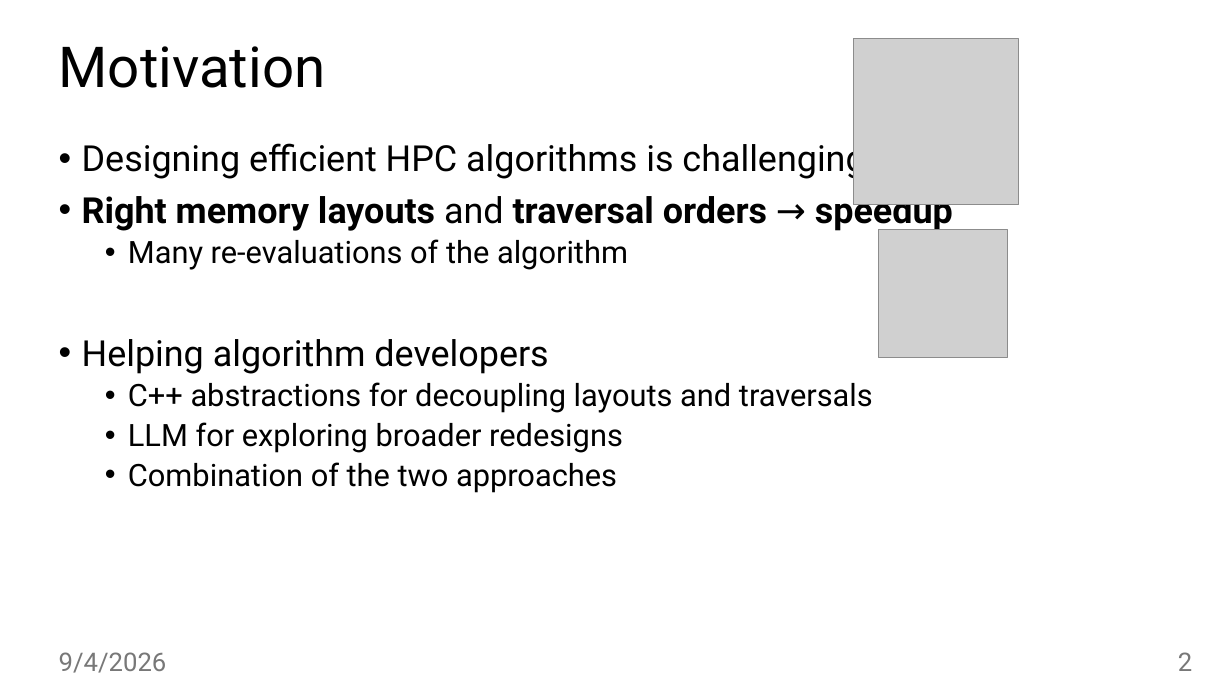
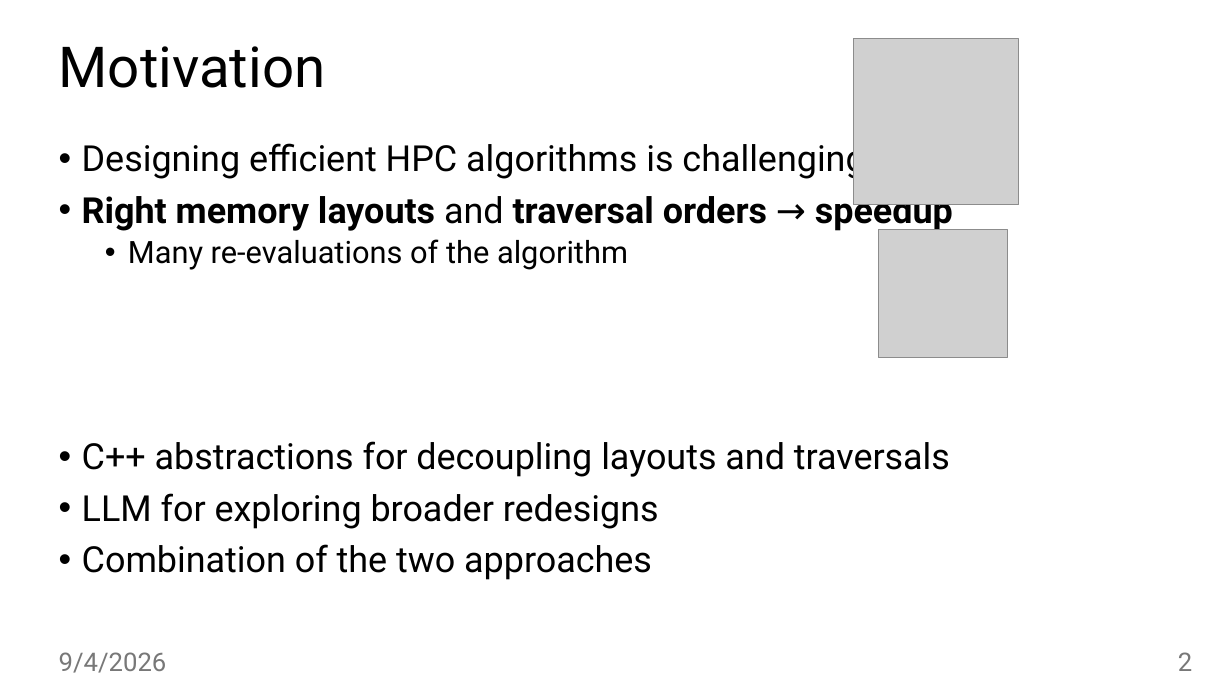
Before and after one commit to jiriklepl/phd-thesis, a slide deck: slide 2 of slides/Optimizing Memory Layouts and Traversal Orders in High-Performance Computing.pptx. Drawn at 1232x693 pixels with LibreOffice and Linux fonts; fonts in the diff are those of the drawing; grey boxes stand for pictures; background and template pictures are left out. Boxes give left, top, right and bottom in pixels: in the first picture for what was removed or moved away, otherwise in the second. Text is boxed around its words. In the diff, an @@ line names an element or a change of style, - is before the commit and + after.

```diff
--- a/slides/Optimizing Memory Layouts and Traversal Orders in High-Performance Computing.pptx
+++ b/slides/Optimizing Memory Layouts and Traversal Orders in High-Performance Computing.pptx
@@ text at [82, 339, 548, 374]: paragraph removed @@
-• Helping algorithm developers
@@ text at [82, 441, 950, 580]: size 24 to 28 pt in "C++ abstractions for decoupling layouts and traversals", "LLM for exploring broader redesigns", "Combination of the two approaches"; list level 2 to 1 in "C++ abstractions for decoupling layouts ..."; list level 2 to 1 in "LLM for exploring broader redesigns"; list level 2 to 1 in "Combination of the two approaches" @@
```
Also in this commit, not shown: 6 other slides changed.
